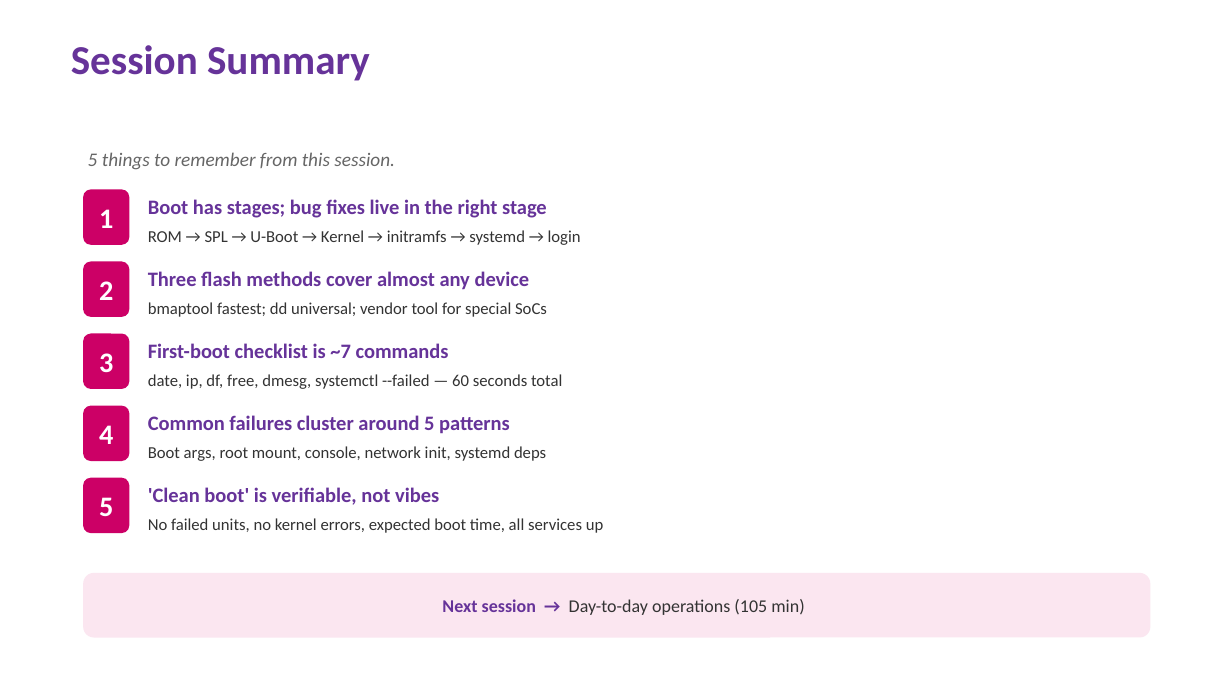
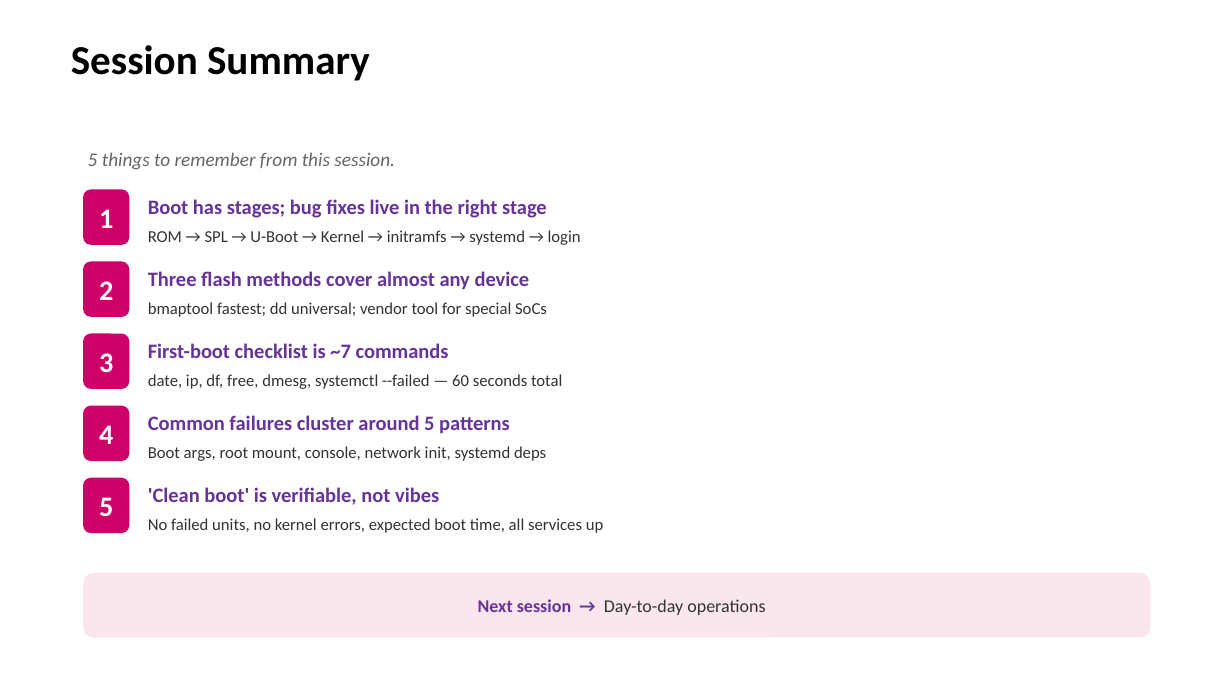
Before and after one commit to EmertxeInfoTech/Allegion-Training-Materials, a slide deck: slide 8 of yocto_training_all_session_decks/session_decks/D4S2_Boot_Flash_Verify.pptx. Drawn at 1232x693 pixels with LibreOffice and Linux fonts; fonts in the diff are those of the drawing; background and template pictures are left out. Boxes give left, top, right and bottom in pixels: in the first picture for what was removed or moved away, otherwise in the second. Text is boxed around its words. In the diff, an @@ line names an element or a change of style, - is before the commit and + after.

```diff
--- a/yocto_training_all_session_decks/session_decks/D4S2_Boot_Flash_Verify.pptx
+++ b/yocto_training_all_session_decks/session_decks/D4S2_Boot_Flash_Verify.pptx
@@ title "Session Summary" at [71, 45, 370, 81]: text colour #663399 to #000000 @@
@@ text in rounded rectangle at [478, 599, 765, 615]: text changed @@
-Next session → Day-to-day operations (105 min)
+Next session → Day-to-day operations
```
Also in this commit, not shown: 6 other slides changed, 28 other files.
